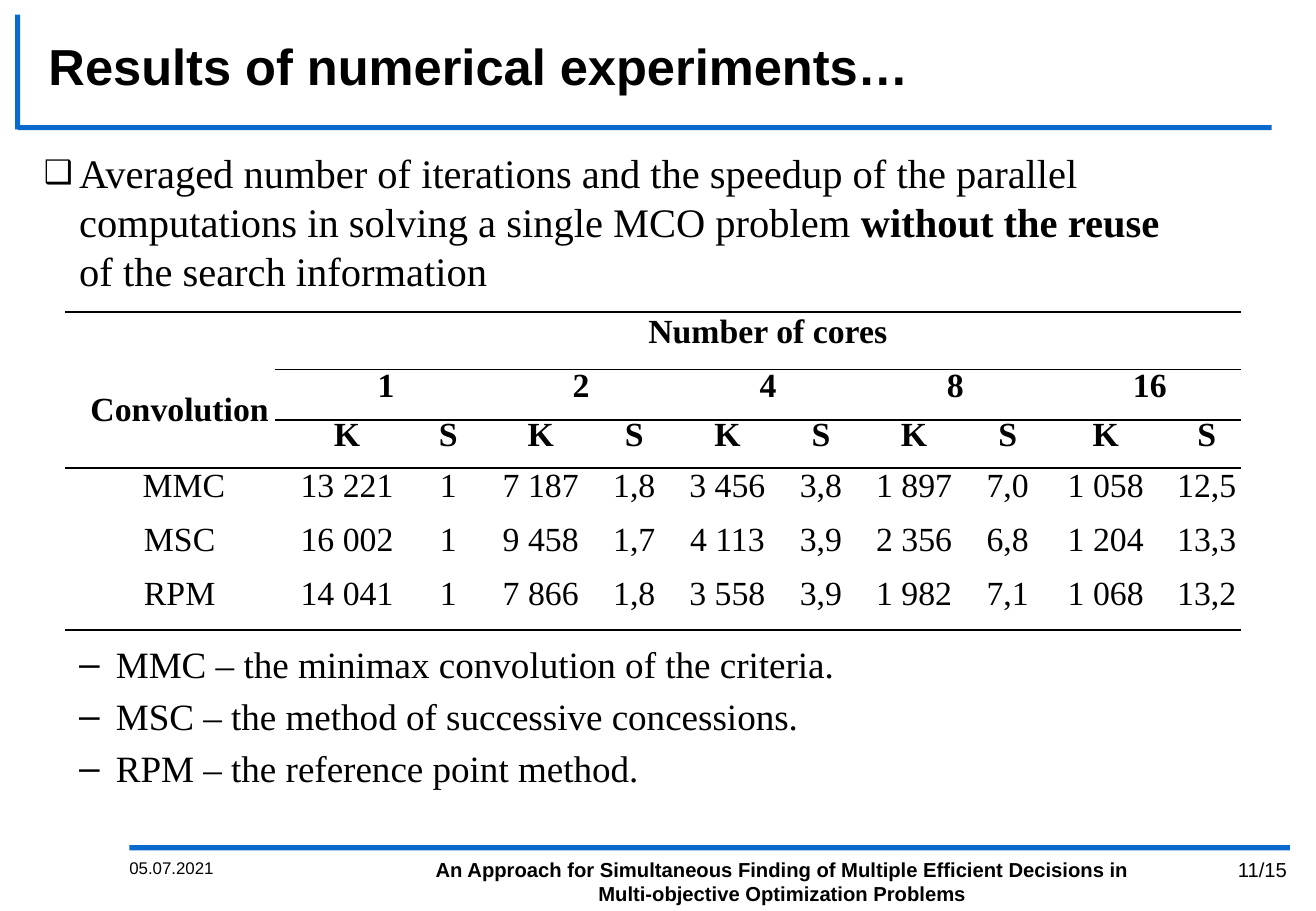
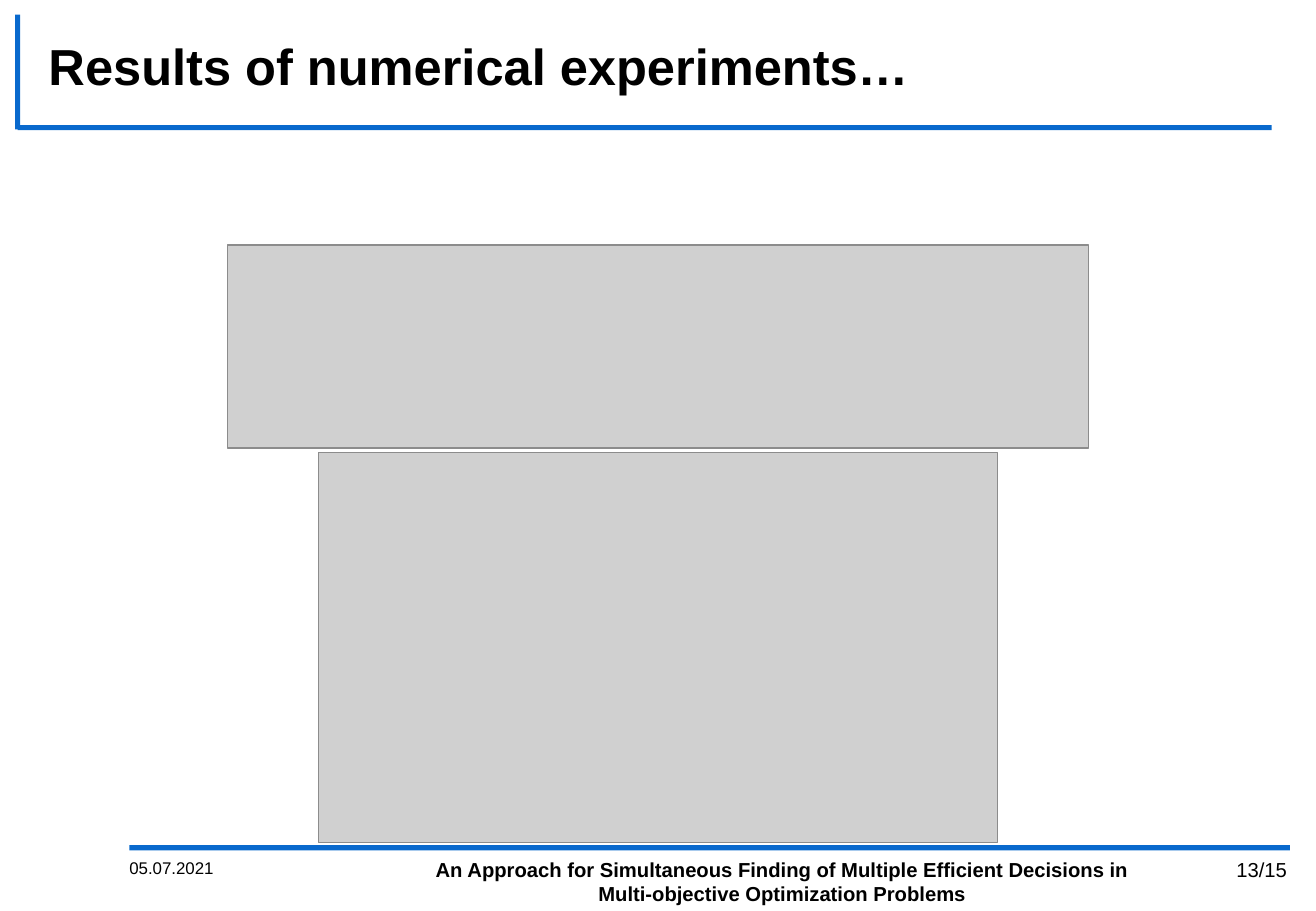
Before and after one commit to kabarkalov/GlobOptPapers, a slide deck: slide 13 of 2021/MOTOR_BarkalovLebedev/MOTOR_2021.pptx (slide 11 before the commit). Drawn at 1316x911 pixels with LibreOffice and Linux fonts; fonts in the diff are those of the drawing; grey boxes stand for pictures; background and template pictures are left out. Boxes give left, top, right and bottom in pixels: in the first picture for what was removed or moved away, otherwise in the second. Text is boxed around its words. In the diff, an @@ line names an element or a change of style, - is before the commit and + after.

```diff
--- a/2021/MOTOR_BarkalovLebedev/MOTOR_2021.pptx
+++ b/2021/MOTOR_BarkalovLebedev/MOTOR_2021.pptx
@@ text removed at [79,159,1159,790] @@
-❑ Averaged number of iterations and the speedup of the parallel computations in solving a single MCO problem without the reuse
-  of the search information
-  – MMC – the minimax convolution of the criteria.
-  – MSC – the method of successive concessions.
-  – RPM – the reference point method.
@@ picture added at [227,245,1089,448] @@
@@ table removed at [64,312,1241,631], 6 rows, 11 columns @@
- | Number of cores |  |  |  |  |  |  |  |  | 
-Convolution | 1 |  | 2 |  | 4 |  | 8 |  | 16 | 
- | K | S | K | S | K | S | K | S | K | S
-MMC | 13 221 | 1 | 7 187 | 1,8 | 3 456 | 3,8 | 1 897 | 7,0 | 1 058 | 12,5
-MSC | 16 002 | 1 | 9 458 | 1,7 | 4 113 | 3,9 | 2 356 | 6,8 | 1 204 | 13,3
-RPM | 14 041 | 1 | 7 866 | 1,8 | 3 558 | 3,9 | 1 982 | 7,1 | 1 068 | 13,2
@@ picture added at [318,453,998,843] @@
@@ page number at [1236,862,1287,878]: text changed @@
-11/15
+13/15
```
Also in this commit, not shown: 7 other slides changed, 1 slide added.
